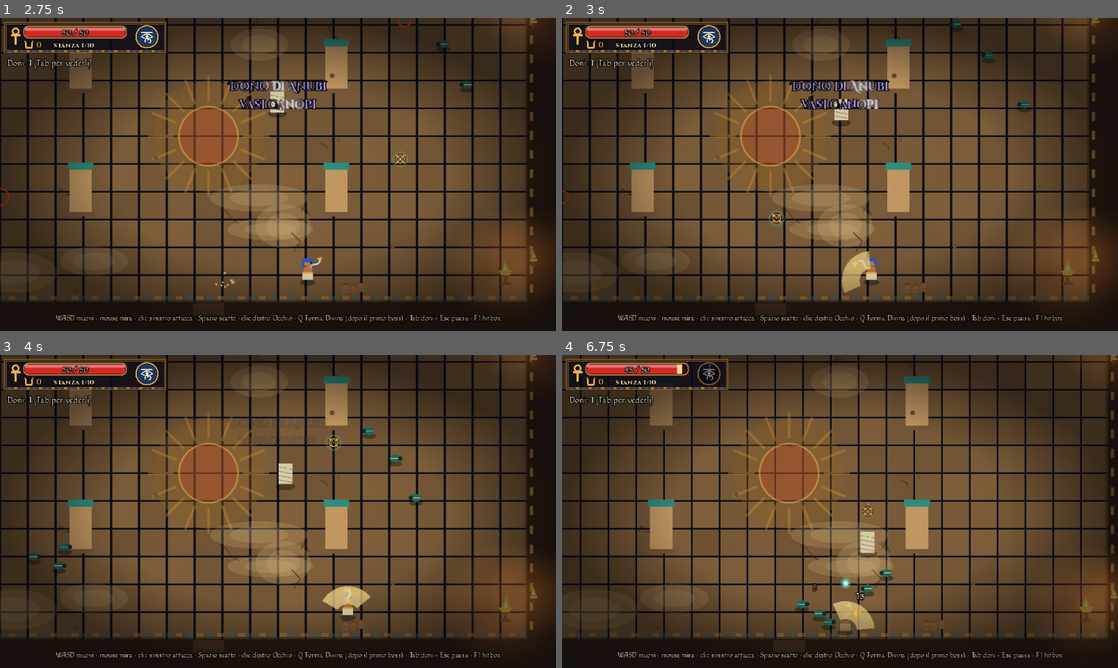
Above: before the commit, frames 1-4 (two rows, left to right).
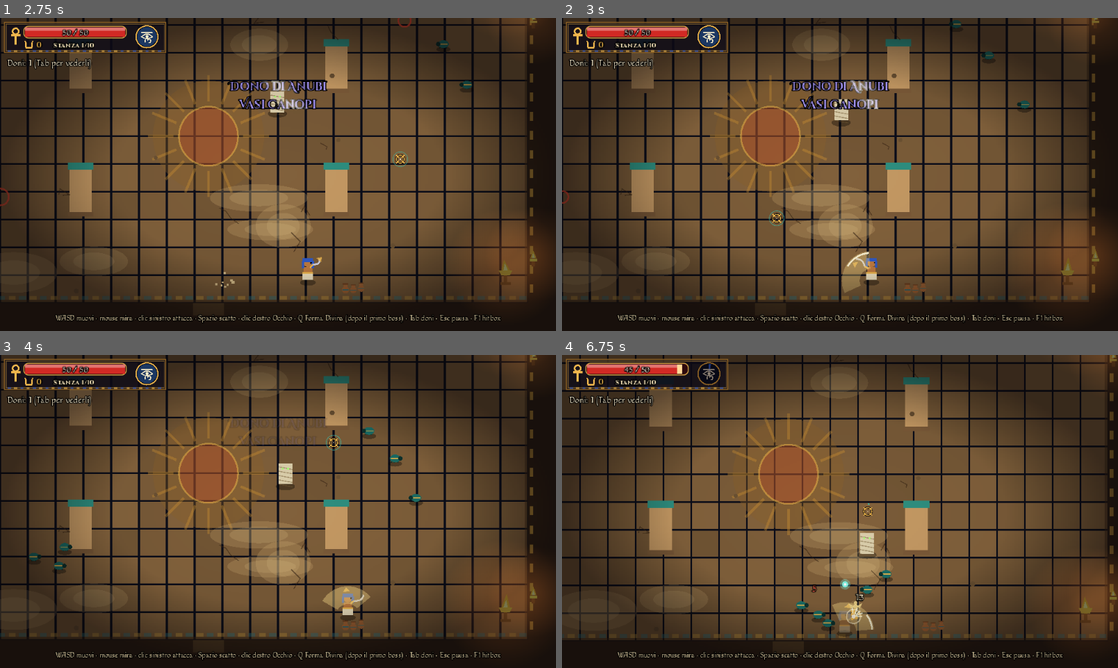
Above: after the commit, the same moments.

Repository: GiuseppeValguarnera/Duat
Game: Godot game, scene res://scenes/game.tscn
Two runs of this game, one before a commit and one after it. Both use one fixed random seed, a clock stepped at 60 frames per second and the inputs below. This scene is started directly instead of the project's main scene.
Inputs (mouse positions are in pixels of both pictures, inside the frame that each line leads up to):
- Up to frame 1 (2.75 s): click "Salta ›" at 0.5 s; click (100, 212) at 1.27 s; tap Enter (ui_accept) at 2, 2.27, 2.57 s; move the mouse to (400, 158) at 2.02 s; hold D (move_right) from 2.03 s (still down); hold J (attack) from 2.03 s (still down); click (400, 158) at 2.17 s; tap Space (dash) at 2.3 s
- Up to frame 2 (3 s): release D (move_right) at 2.75 s; release J (attack) at 2.75 s; drag from (728, 190) to (873, 274) at 2.77 s
- Up to frame 3 (4 s): move the mouse to (333, 442) at 3.52 s; hold D (move_right) from 3.53 s (still down); hold J (attack) from 3.53 s (still down); tap Q (super) at 3.6 s
- Up to frame 4 (6.75 s): release D (move_right) at 4.25 s; release J (attack) at 4.25 s; drag from (812, 574) to (851, 483) at 4.27 s; move the mouse to (1006, 558) at 5.02 s; hold A (move_left) 5.03-5.75 s; tap Space (dash) at 5.1 s; tap Enter (ui_accept) at 5.27, 5.57 s; tap Q (super) at 5.3 s; drag from (673, 464) to (917, 596) at 5.77 s; move the mouse to (867, 511) at 6.52 s; hold S (move_down) from 6.53 s (still down); tap L (special) at 6.6 s; click (867, 511) at 6.67 s

Frame 1 is identical in both runs. In frame 2, 0.4% of the frame differs, in the area x 50-56%, y 74-88%; in frame 3, 0.4%; in frame 4, 12%, in the area x 0-100%, y 0-92%.

Commit message:
Sensazione dei colpi: scia, impatto, contraccolpo, anime; Am-heh più grande
- Il khopesh attraversa l'arco durante il fendente, la lancia affonda e torna; scia luminosa sul bordo del colpo (dritta per gli affondi)
- Scintilla d'impatto sul nemico, contraccolpo della telecamera nella direzione del colpo, numeri più grandi per i colpi forti
- I nemici abbattuti liberano un piccolo Ba che sale e svanisce
- Sul telefono la telecamera si avvicina un poco nelle stanze normali
- Am-heh disegnato il 35% più grande (area da colpire adeguata); vita riportata a 1000: veterani 6/10 come con Ammit

Co-Authored-By: Claude Opus 5.5 <noreply@anthropic.com>
Claude-Session: https://claude.ai/code/session_01JdaaTkfdpffRsD8v14kCLC

Diff:
--- a/scenes/amheh.tscn
+++ b/scenes/amheh.tscn
@@ -3,21 +3,21 @@
 [ext_resource type="Script" path="res://scripts/amheh.gd" id="1_amheh"]
 
 [sub_resource type="CircleShape2D" id="CircleShape2D_body"]
-radius = 15.0
+radius = 17.0
 
 [sub_resource type="CircleShape2D" id="CircleShape2D_contact"]
-radius = 15.0
+radius = 16.0
 
 [node name="Amheh" type="CharacterBody2D"]
 collision_layer = 4
 collision_mask = 1
 motion_mode = 1
 script = ExtResource("1_amheh")
-max_hp = 900.0
+max_hp = 1000.0
 speed = 58.0
 contact_damage = 16.0
 ka_value = 40
-radius = 15.0
+radius = 18.0
 
 [node name="Body" type="CollisionShape2D" parent="."]
 shape = SubResource("CircleShape2D_body")
@@ -27,5 +27,5 @@
 collision_mask = 8
 
 [node name="Shape" type="CollisionShape2D" parent="ContactArea"]
-position = Vector2(0, -12)
+position = Vector2(0, -16)
 shape = SubResource("CircleShape2D_contact")
--- a/scripts/amheh.gd
+++ b/scripts/amheh.gd
@@ -12,6 +12,8 @@
 ## Al 60% e al 30% della vita fa evaporare una pozza (ne restano sempre due) e chiama scarabei.
 
 signal summon(kinds: Array)
+
+const S := 1.35                       ## il corpo è disegnato più grande dell'area che colpisce: si legge anche sul telefono
 
 @export_group("Morso")
 @export var bite_range := 64.0
@@ -320,24 +322,24 @@
 	if state == "leap":
 		var kk := clampf(1.0 - st / leap_time, 0.0, 1.0)
 		lift = sin(kk * PI) * 34.0
-	draw_set_transform(Vector2(0, 2), 0.0, Vector2(1.0, 0.4))
+	draw_set_transform(Vector2(0, 2), 0.0, Vector2(1.0, 0.4) * S)
 	draw_circle(Vector2.ZERO, 18.0 - lift * 0.15, Color(0, 0, 0, 0.35))
 	draw_set_transform(Vector2.ZERO, 0.0, Vector2.ONE)
 	if phase > 0:
-		draw_circle(Vector2(0, -14 - lift), radius + 9.0, Color(1, 0.3, 0.1, 0.08 * phase))
+		draw_circle(Vector2(0, -14 * S - lift), radius * S + 9.0, Color(1, 0.3, 0.1, 0.08 * phase))
 
 	var shake_x := randf_range(-1.0, 1.0) if state in ["howl", "breath_windup"] else 0.0
 	var head_up := -6.0 if state == "howl" else 0.0
-	draw_set_transform(Vector2(shake_x, -lift), 0.0, Vector2(dir, 1.0))
+	draw_set_transform(Vector2(shake_x, -lift), 0.0, Vector2(dir, 1.0) * S)
 	# zampe
 	var step := sin(t * 10.0) * 2.0 if state == "chase" else 0.0
 	for lx in [-15.0, -9.0, 5.0, 11.0]:
 		var off := step if int(lx) % 2 == 0 else -step
 		draw_line(Vector2(lx, -10), Vector2(lx + off, 0), fur, 3.0)
 	# corpo snello da cane, con le crepe di brace
-	draw_set_transform(Vector2(shake_x, -lift - 15.0), 0.0, Vector2(dir, 0.55))
+	draw_set_transform(Vector2(shake_x, -lift - 15.0 * S), 0.0, Vector2(dir, 0.55) * S)
 	draw_circle(Vector2(-3, 0), 16.0, fur)
-	draw_set_transform(Vector2(shake_x, -lift), 0.0, Vector2(dir, 1.0))
+	draw_set_transform(Vector2(shake_x, -lift), 0.0, Vector2(dir, 1.0) * S)
 	for i in range(3):
 		var cx := -12.0 + i * 7.0
 		draw_line(Vector2(cx, -18), Vector2(cx + 3, -12), Color(ember, 0.7 + 0.3 * sin(tt * 5.0 + i)), 1.0)
@@ -370,4 +372,4 @@
 	if state == "exhausted":
 		for i in range(3):
 			var a := tt * 3.0 + i * TAU / 3.0
-			draw_circle(Vector2(cos(a) * 12.0, -44 + sin(a) * 3.0), 2.0, Color(0.75, 0.75, 0.75, 0.8))
+			draw_circle(Vector2(cos(a) * 14.0, -44 * S + sin(a) * 3.0), 2.5, Color(0.75, 0.75, 0.75, 0.8))
--- a/scripts/enemy.gd
+++ b/scripts/enemy.gd
@@ -144,7 +144,7 @@
 		burn_t = 2.0
 	_on_hit(dmg)
 	Run.add_sekhem(dmg * 0.15)
-	Fx.damage_number(global_position, dmg)
+	Fx.damage_number(global_position, dmg, Color(1, 0.95, 0.8), 11 if dmg < 25.0 else 14)
 	Fx.burst(global_position + Vector2(0, -radius), Color(1, 0.9, 0.6), 5, 70.0)
 	Sfx.play("hit", 0.15)
 	if hp <= 0.0:
@@ -184,6 +184,8 @@
 			if player != null and not player.dead:
 				player.heal(Run.val("sekhmet_blood"))
 	Fx.burst(global_position + Vector2(0, -radius), Color(0.94, 0.72, 0.3), 18, 130.0)
+	if not is_boss:
+		Fx.soul(global_position + Vector2(0, -radius))
 	# capitolo 26: a volte il nemico lascia un cuore che cura
 	var heart_chance := Chapters.value("c26")
 	if heart_chance > 0.0 and not Run.training and not is_boss and randf() * 100.0 < heart_chance:
--- a/scripts/fx.gd
+++ b/scripts/fx.gd
@@ -14,6 +14,7 @@
 
 var _shake := 0.0
 var _hitstops := 0
+var _punch := Vector2.ZERO			  ## contraccolpo della telecamera nella direzione del colpo
 
 
 func _ready() -> void:
@@ -49,11 +50,12 @@
 func _process(delta: float) -> void:
 	if camera == null or not is_instance_valid(camera):
 		return
+	var off := _punch
+	_punch = _punch.move_toward(Vector2.ZERO, 60.0 * delta)
 	if _shake > 0.0:
-		camera.offset = Vector2(randf_range(-1.0, 1.0), randf_range(-1.0, 1.0)) * _shake
+		off += Vector2(randf_range(-1.0, 1.0), randf_range(-1.0, 1.0)) * _shake
 		_shake = maxf(0.0, _shake - 40.0 * delta)
-	else:
-		camera.offset = Vector2.ZERO
+	camera.offset = off
 
 
 func shake(amount: float) -> void:
@@ -78,16 +80,46 @@
 		Engine.time_scale = 1.0
 
 
-func damage_number(pos: Vector2, value: float, color: Color = Color(1, 0.95, 0.8)) -> void:
-	float_text(pos, str(int(round(value))), color)
-
-
-func float_text(pos: Vector2, text: String, color: Color = Color(1, 0.95, 0.8)) -> void:
+## La telecamera si sposta un poco nella direzione del colpo e torna: il colpo "spinge".
+func punch(dir: Vector2, amount: float) -> void:
+	if not Meta.options.get("shake", true):
+		return
+	_punch = dir.normalized() * amount
+
+
+func damage_number(pos: Vector2, value: float, color: Color = Color(1, 0.95, 0.8), size: int = 11) -> void:
+	float_text(pos, str(int(round(value))), color, size)
+
+
+## Scintilla d'impatto dove la lama tocca: raggi bianchi e un anello che si allarga.
+func impact(pos: Vector2, dir: Vector2, big: bool = false) -> void:
+	if world == null or not is_instance_valid(world):
+		return
+	var n := Impact.new()
+	n.dir = dir
+	n.big = big
+	n.z_index = 60
+	world.add_child(n)
+	n.global_position = pos
+
+
+## L'anima del nemico abbattuto: un piccolo Ba (uccello dal volto umano) che sale e svanisce.
+func soul(pos: Vector2, color: Color = Color(0.95, 0.85, 0.55)) -> void:
+	if world == null or not is_instance_valid(world):
+		return
+	var n := Soul.new()
+	n.color = color
+	n.z_index = 55
+	world.add_child(n)
+	n.global_position = pos
+
+
+func float_text(pos: Vector2, text: String, color: Color = Color(1, 0.95, 0.8), size: int = 11) -> void:
 	if world == null or not is_instance_valid(world):
 		return
 	var l := Label.new()
 	l.text = text
-	l.add_theme_font_size_override("font_size", 11)
+	l.add_theme_font_size_override("font_size", size)
 	l.add_theme_color_override("font_color", color)
 	l.add_theme_color_override("font_outline_color", Color.BLACK)
 	l.add_theme_constant_override("outline_size", 4)
@@ -138,3 +170,55 @@
 		(n as CanvasItem).queue_redraw()
 	for c in n.get_children():
 		_redraw(c)
+
+
+class Impact extends Node2D:
+	var dir := Vector2.RIGHT
+	var big := false
+	var t := 0.0
+	const LIFE := 0.16
+
+	func _process(delta: float) -> void:
+		t += delta
+		if t > LIFE:
+			queue_free()
+		queue_redraw()
+
+	func _draw() -> void:
+		var k := t / LIFE
+		var r := (10.0 if big else 6.0) + (16.0 if big else 10.0) * k
+		var a := 1.0 - k
+		draw_arc(Vector2.ZERO, r, 0.0, TAU, 20, Color(1, 0.95, 0.8, 0.8 * a), 2.0 if big else 1.4)
+		# raggi soprattutto nella direzione del colpo
+		var n := 7 if big else 5
+		for i in range(n):
+			var ang := dir.angle() + (i - (n - 1) / 2.0) * 0.45 + sin(i * 7.3) * 0.15
+			var l0 := r * 0.4
+			var l1 := r * (1.3 + 0.4 * sin(i * 3.1))
+			draw_line(Vector2.from_angle(ang) * l0, Vector2.from_angle(ang) * l1, Color(1, 1, 0.9, a), 2.0 if big else 1.4)
+		draw_circle(Vector2.ZERO, (5.0 if big else 3.0) * a, Color(1, 1, 1, a))
+
+
+class Soul extends Node2D:
+	var color := Color(0.95, 0.85, 0.55)
+	var t := 0.0
+	const LIFE := 0.9
+
+	func _process(delta: float) -> void:
+		t += delta
+		position.y -= 38.0 * delta
+		position.x += sin(t * 9.0) * 12.0 * delta
+		if t > LIFE:
+			queue_free()
+		queue_redraw()
+
+	func _draw() -> void:
+		var a := clampf(1.0 - t / LIFE, 0.0, 1.0) * 0.85
+		var c := Color(color, a)
+		var flap := sin(t * 18.0) * 3.0
+		# corpo d'uccello, due ali che battono, testa umana tonda
+		draw_circle(Vector2(0, -8), 2.6, c)
+		draw_circle(Vector2(0, -12), 2.0, c)
+		draw_colored_polygon(PackedVector2Array([Vector2(-1, -8), Vector2(-8, -10 - flap), Vector2(-5, -6)]), c)
+		draw_colored_polygon(PackedVector2Array([Vector2(1, -8), Vector2(8, -10 - flap), Vector2(5, -6)]), c)
+		draw_circle(Vector2(0, -8), 7.0, Color(color, a * 0.15))
--- a/scripts/game.gd
+++ b/scripts/game.gd
@@ -413,6 +413,9 @@
 	cam.limit_top = int(ROOM.position.y)
 	cam.limit_right = int(ROOM.end.x)
 	cam.limit_bottom = int(ROOM.end.y)
+	# sul telefono, nelle stanze normali, la telecamera si avvicina un poco: personaggi più leggibili.
+	# Contro i boss resta larga, perché serve vedere l'arena.
+	cam.zoom = Vector2.ONE * (1.12 if Fx.mobile and not boss_room else 1.0)
 	cam.reset_smoothing()
 	player.died.connect(_on_player_died)
 	if Run.chap("c6"):
--- a/scripts/player.gd
+++ b/scripts/player.gd
@@ -362,6 +362,9 @@
 					_shockwave.call_deferred(40.0, 12.0 * Run.all_damage_mult(), 150.0, Boons.god_color("duo"))
 			var kb: float = c["knock"] * Run.knock_mult() * (2.0 if sweep and Run.has("sobek_tail") else 1.0)
 			e.take_hit(hit_dmg, to.normalized(), kb, Run.khopesh_burns())
+			# scintilla dove la lama tocca: sul bordo del nemico rivolto verso di te
+			var heavy_hit := swing_index == 2 or lunging or crit > 1.0
+			Fx.impact(e.global_position + Vector2(0, -e.radius) - to.normalized() * e.radius * 0.6, to.normalized(), heavy_hit)
 			if spear and swing_index == 2 and Run.aspect == "khonsu" and not e.dead:
 				e.stagger_t = maxf(e.stagger_t, Run.aspect_val("khonsu") * (0.3 if (e.is_boss or e.miniboss) else 1.0))
 			if swing_index == 2 and Run.has("sobek_bite") and not e.dead:
@@ -372,8 +375,10 @@
 	if swing_index == 2 and Run.has("sekhmet_roar"):
 		_shockwave(46.0, Run.val("sekhmet_roar") * Run.all_damage_mult(), 200.0, Boons.god_color("sekhmet"))
 	if hit_any:
-		Fx.shake(3.0 if swing_index < 2 else 6.0)
-		Fx.hitstop(0.04 if swing_index < 2 else 0.07)
+		var heavy := swing_index == 2 or lunging
+		Fx.shake(3.0 if not heavy else 6.0)
+		Fx.hitstop(0.045 if not heavy else 0.08)
+		Fx.punch(swing_dir, 2.5 if not heavy else 5.0)
 
 
 func _shockwave(radius: float, dmg: float, kb: float, color: Color) -> void:
@@ -572,18 +577,30 @@
 	draw_circle(Vector2(facing.x * 2.0 + 1.5, -20 + bob), 1.0, Color(0, 0, 0, a))
 
 	# l'arma in mano: la lancia lungo la mira, il khopesh ricurvo accanto alla mano
-	var hand := Vector2(0, -11 + bob) + aim * 5.0
+	# durante il colpo l'arma si muove: il khopesh attraversa l'arco, la lancia affonda e torna
+	var swing_k := clampf(1.0 - atk_t / 0.14, 0.0, 1.0) if atk_t > 0.0 else -1.0
+	var wdir := aim
+	if swing_k >= 0.0:
+		wdir = swing_dir
+		if Run.weapon != "lancia" or (swing_index == 2 and not spin_swing):
+			var side_sign := -1.0 if swing_index % 2 == 0 else 1.0
+			var half := minf(swing_arc, PI * 1.2) * 0.5
+			wdir = swing_dir.rotated(side_sign * lerpf(-half, half, ease(swing_k, 0.4)))
+	var hand := Vector2(0, -11 + bob) + wdir * 5.0
 	if Run.weapon == "lancia":
-		var reach := 26.0 if atk_t <= 0.0 else 34.0
-		draw_line(hand - aim * 8.0, hand + aim * reach, Color(0.55, 0.38, 0.2, a), 1.6)
-		var tipp := hand + aim * reach
-		draw_colored_polygon(PackedVector2Array([tipp + aim * 6.0, tipp + aim.orthogonal() * 2.2, tipp - aim.orthogonal() * 2.2]), Color(0.85, 0.85, 0.9, a))
+		var reach := 26.0
+		if swing_k >= 0.0:
+			reach = 26.0 + sin(swing_k * PI) * (swing_range - 26.0) * 0.6
+		draw_line(hand - wdir * 8.0, hand + wdir * reach, Color(0.55, 0.38, 0.2, a), 1.6)
+		var tipp := hand + wdir * reach
+		draw_colored_polygon(PackedVector2Array([tipp + wdir * 6.0, tipp + wdir.orthogonal() * 2.2, tipp - wdir.orthogonal() * 2.2]), Color(0.85, 0.85, 0.9, a))
 	else:
 		var blade := PackedVector2Array()
+		var bl := 10.0 if swing_k < 0.0 else 13.0
 		for i in range(7):
 			var k := i / 6.0
-			blade.append(hand + aim * (4.0 + 10.0 * k) + aim.orthogonal() * (sin(k * PI) * -3.0 - k * 2.0))
-		draw_line(hand - aim * 1.0, hand + aim * 4.0, gold, 2.0)
+			blade.append(hand + wdir * (4.0 + bl * k) + wdir.orthogonal() * (sin(k * PI) * -3.0 - k * 2.0))
+		draw_line(hand - wdir * 1.0, hand + wdir * 4.0, gold, 2.0)
 		draw_polyline(blade, Color(0.82, 0.82, 0.88, a), 2.0)
 	# indicatore di mira
 	var tip := Vector2(0, -8) + aim * 20.0
@@ -601,7 +618,25 @@
 		for i in range(steps, -1, -1):
 			var ang := base - swing_arc * 0.5 + swing_arc * float(i) / steps
 			pts.append(Vector2.from_angle(ang) * swing_range * 0.4)
-		var col := Color(1.0, 0.75, 0.3, 0.6) if divine_t > 0.0 else Color(1.0, 0.88, 0.55, 0.45 + atk_t * 2.0)
+		var col := Color(1.0, 0.75, 0.3, 0.6) if divine_t > 0.0 else Color(1.0, 0.88, 0.55, 0.18 + atk_t * 1.6)
 		draw_colored_polygon(pts, col)
+		# la scia: un filo luminoso sul bordo esterno che si apre con il movimento della lama
+		var sk := clampf(1.0 - atk_t / 0.14, 0.0, 1.0)
+		var trail := PackedVector2Array()
+		var from_k := maxf(0.0, ease(sk, 0.4) - 0.65)
+		var to_k := ease(sk, 0.4)
+		var sgn := -1.0 if swing_index % 2 == 0 else 1.0
+		for i in range(11):
+			var f := lerpf(from_k, to_k, i / 10.0)
+			var ang2 := base + sgn * (-swing_arc * 0.5 + swing_arc * f)
+			trail.append(Vector2.from_angle(ang2) * swing_range * 0.94)
+		var bright := Color(1, 0.97, 0.85, 0.95) if divine_t <= 0.0 else Color(1, 0.85, 0.4, 0.95)
+		if swing_arc < deg_to_rad(60.0):
+			# affondo: una scia dritta lungo la lancia, che corre fino alla punta
+			var dpos := swing_dir * swing_range
+			draw_line(swing_dir * swing_range * lerpf(0.3, 0.75, sk), dpos * lerpf(0.75, 1.0, sk), bright, 3.0)
+			draw_line(swing_dir * swing_range * 0.3, dpos * lerpf(0.75, 1.0, sk), Color(bright, 0.35), 1.5)
+		else:
+			draw_polyline(trail, bright, 3.0 if swing_index == 2 else 2.0)
 		if Fx.show_hitboxes:
 			draw_polyline(pts, Color(1, 0.2, 0.2, 0.9), 1.0)
